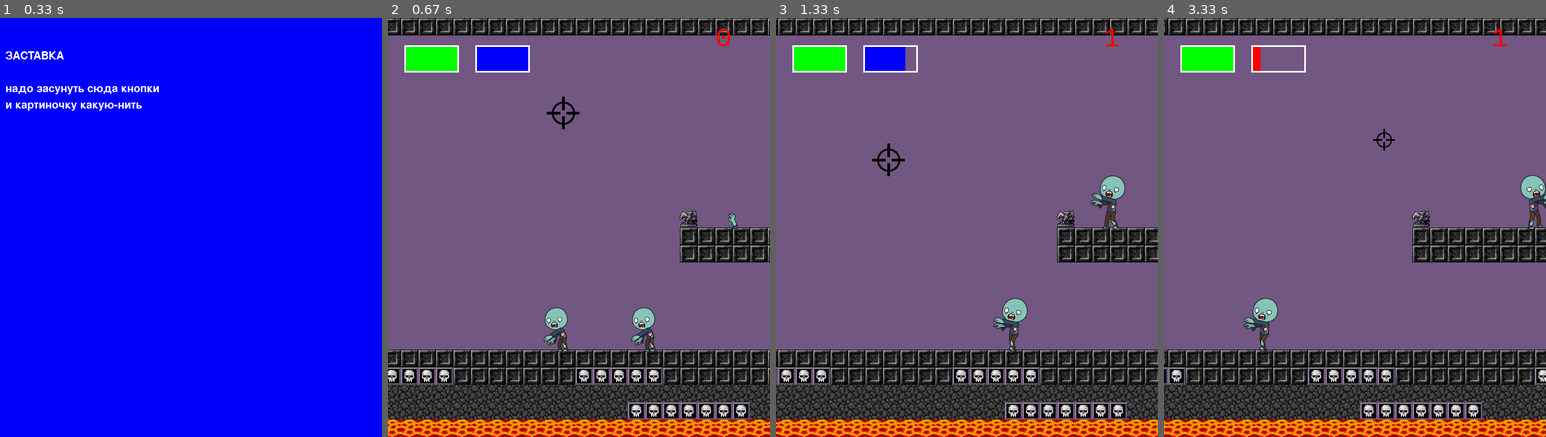
Above: before the commit, frames 1-4 (left to right).
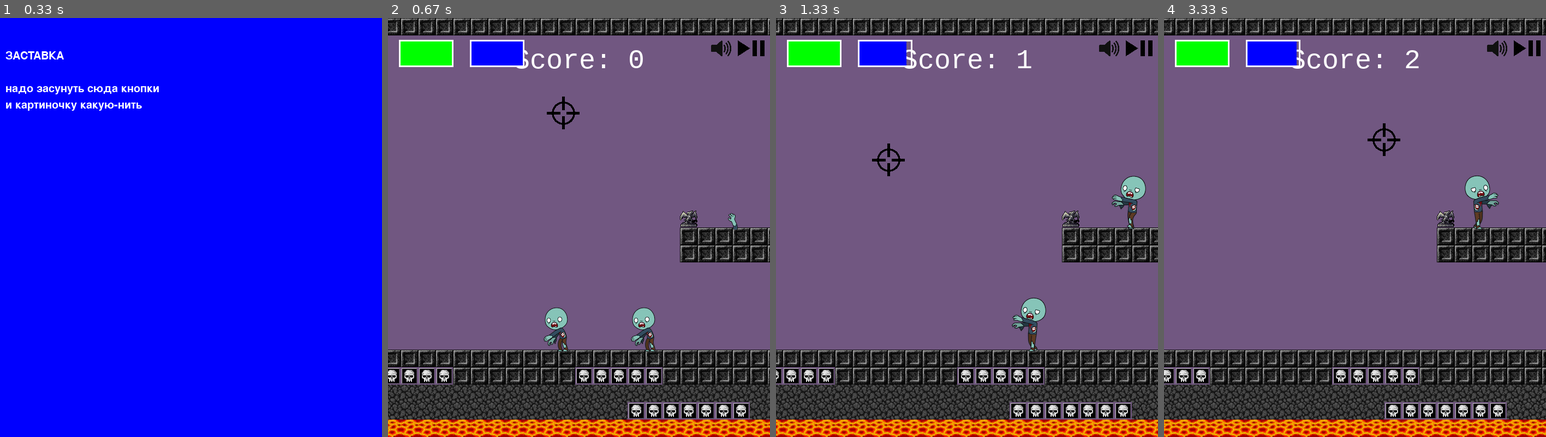
Above: after the commit, the same moments.

Repository: bezvershenko/YandexLyceymPyGame
Game: pygame game, started from test.py
Two runs of this game, one before a commit and one after it. Both use one fixed random seed, a clock stepped at 60 frames per second and the inputs below.
Inputs (mouse positions are in pixels of both pictures, inside the frame that each line leads up to):
- Up to frame 1 (0.33 s): no input
- Up to frame 2 (0.67 s): press the mouse at (750, 47) at 0.37 s; move the mouse to (655, 80) at 0.47 s; release the mouse at (563, 114) at 0.6 s
- Up to frame 3 (1.33 s): click (944, 319) at 0.72 s; press the mouse at (1138, 47) at 1.03 s; move the mouse to (1012, 101) at 1.13 s; release the mouse at (886, 160) at 1.27 s
- Up to frame 4 (3.33 s): click (1496, 47) at 1.38 s; press the mouse at (1526, 47) at 1.87 s; move the mouse to (1370, 131) at 1.97 s; release the mouse at (1213, 214) at 2.1 s; press the mouse at (1393, 319) at 2.2 s; move the mouse to (1385, 353) at 2.3 s; release the mouse at (1381, 386) at 2.43 s; press the mouse at (1526, 47) at 2.53 s; move the mouse to (1416, 105) at 2.63 s; release the mouse at (1305, 164) at 2.77 s; press the mouse at (1496, 47) at 2.87 s; move the mouse to (1442, 105) at 2.97 s; release the mouse at (1393, 168) at 3.1 s; press the mouse at (1526, 47) at 3.2 s; move the mouse to (1385, 139) at 3.3 s

Frame 1 is identical in both runs. In frame 2, 1.9% of the frame differs, in the area x 2-99%, y 2-14%; in frame 3, 19%; in frame 4, 21%, in the area x 0-100%, y 0-100%.

Commit message:
Updates: adding pause button, mute button, convert soundtrack from mp3 to wav and use pygame.mixer.Sound instead of mixer.music and music repeats indefinitely.
Signed-off-by: bezvershenko <lbezvershenkoo@yandex.ru>

Diff:
--- a/test.py
+++ b/test.py
@@ -29,7 +29,7 @@
 
 def terminate():
     pygame.quit()
-    sys.exit();
+    sys.exit()
 
 
 def startScreen():
@@ -60,20 +60,60 @@
         clock.tick(30)
 
 
-# kek
+class Buttons(pygame.sprite.Group):
+    def __init__(self):
+        pygame.sprite.Group.__init__(self)
+
+    def apply_event(self, event):
+        for sprite in self:
+            sprite.apply_event(event)
+
+
+class Pause(pygame.sprite.Sprite):
+    def __init__(self):
+        pygame.sprite.Sprite.__init__(self)
+        self.pause = False
+        self.image = pygame.image.load('pause.png')
+        self.image = pygame.transform.scale(self.image, (50, 30))
+        self.x, self.y = w - 60, 40
+        self.rect = self.image.get_rect(x=self.x, y=self.y)
+
+    def apply_event(self, event):
+        if event.type == pygame.MOUSEBUTTONDOWN and event.button == 1 and self.rect.collidepoint(
+                event.pos):
+            self.pause = not self.pause
+
+
+class Mute(pygame.sprite.Sprite):
+    d = {False: pygame.image.load('mute1.png'), True: pygame.image.load('mute2.png')}
+
+    def __init__(self):
+        pygame.sprite.Sprite.__init__(self)
+        self.mute = False
+        self.image = self.d[self.mute]
+        self.image = pygame.transform.scale(self.image, (40, 40))
+        self.x, self.y = w - 110, 35
+        self.rect = self.image.get_rect(x=self.x, y=self.y)
+
+    def apply_event(self, event):
+        if event.type == pygame.MOUSEBUTTONDOWN and event.button == 1 and self.rect.collidepoint(
+                event.pos):
+            self.mute = not self.mute
+            self.image = self.d[self.mute]
+            self.image = pygame.transform.scale(self.image, (40, 40))
 
 
 class Health:
     def __init__(self):
         self.health = 100
-        self.x = 30
-        self.y = 50
+        self.x = 20
+        self.y = 40
         self.h = 50
 
     def render(self):
 
         pygame.draw.rect(screen, pygame.Color('green'), (self.x, self.y, self.health, self.h))
-        pygame.draw.rect(screen, (255, 255, 255), (30, 50, 100, 50), 3)
+        pygame.draw.rect(screen, (255, 255, 255), (self.x, self.y, 100, self.h), 3)
 
     def damage(self):
         if self.health - 5 >= 0:
@@ -86,15 +126,15 @@
 class Gun:
     def __init__(self):
         self.health = 100
-        self.x = 160
-        self.y = 50
+        self.x = 150
+        self.y = 40
         self.h = 50
         self.reload = True
 
     def render(self):
         pygame.draw.rect(screen, pygame.Color('blue') if self.reload else pygame.Color('red'),
                          (self.x, self.y, self.health, self.h))
-        pygame.draw.rect(screen, (255, 255, 255), (160, 50, 100, 50), 3)
+        pygame.draw.rect(screen, (255, 255, 255), (self.x, self.y, 100, self.h), 3)
 
     def damage(self):
         if self.health - 20 >= 0:
@@ -115,8 +155,8 @@
         self.font = pygame.font.SysFont('monospace', 50)
 
     def render(self):
-        x = self.font.render(self.text, True, pygame.Color('red'))
-        screen.blit(x, (600, 10))
+        x = self.font.render('Score: ' + self.text, True, pygame.Color('white'))
+        screen.blit(x, (w // 2 - x.get_rect().width // 2, 50))
 
     def add(self):
         self.text = str(int(self.text) + 1)
@@ -149,9 +189,10 @@
         if self.stage == -1:
             if 0 <= (self.x - 1) * 32 + self.moving <= 600:
                 self.stage += 1
-
-                pygame.mixer.Sound('music/brains%d.wav' % (random.randint(1, 3))).play()
-
+                roar = pygame.mixer.Sound('music/brains%d.wav' % (random.randint(1, 3)))
+                roar.play()
+                if mute.mute:
+                    roar.set_volume(0)
         if self.stage == 0:
             self.kk0 += 1
             if self.kk0 == 12.0:
@@ -224,7 +265,10 @@
         if event.type == pygame.MOUSEBUTTONDOWN and event.button == 1 and self.rect.collidepoint(
                 event.pos) and self.stage == 1 and gun.reload:
             self.stage = 2
-            pygame.mixer.Sound('music/dead_sound%d.wav' % (random.randint(1, 3))).play()
+            roar = pygame.mixer.Sound('music/dead_sound%d.wav' % (random.randint(1, 3)))
+            roar.play()
+            if mute.mute:
+                roar.stop()
             x, y = self.rect.topleft
             self.rect = pygame.image.load(
                 'die2/die_1_r.png').get_rect()
@@ -359,6 +403,11 @@
 gui.add_element(sch)
 gui.add_element(health)
 gui.add_element(gun)
+pause = Pause()
+mute = Mute()
+buttons = Buttons()
+buttons.add(pause)
+buttons.add(mute)
 
 all_sprites = pygame.sprite.Group()
 spawn_z(all_sprites)
@@ -374,46 +423,56 @@
 background = pygame.Surface(screen.get_size())
 background.fill((230, 230, 250))
 
-pygame.mixer.music.set_volume(0.5)
-soundtrack = pygame.mixer.music.load('music/soundtrack.mp3')
-pygame.mixer.music.play()
-
+soundtrack = pygame.mixer.Sound('music/soundtrack_.wav')
+soundtrack.play(loops=-1)
 startScreen()
+soundtrack.set_volume(0.4)
 while running:
+    if mute.mute:
+        soundtrack.set_volume(0)
+    else:
+        soundtrack.set_volume(0.4)
     screen.fill(pygame.Color('white'))
-
     for event in pygame.event.get():
         if event.type == pygame.QUIT:
             running = False
 
         elif event.type == pygame.MOUSEBUTTONDOWN and event.button == 1:
-            if gun.reload:
-                gun.damage()
-                cursor = pygame.transform.scale(cursor, (40, 40))
-                snd = pygame.mixer.Sound('music/pistol2.ogg')
-                snd.set_volume(0.3)
-                snd.play()
-            else:
-                snd = pygame.mixer.Sound('music/outofammo.ogg')
-                snd.set_volume(0.7)
-                snd.play()
+            if not pause.rect.collidepoint(event.pos) and not pause.pause and not mute.rect.collidepoint(event.pos):
+                if gun.reload:
+                    gun.damage()
+                    cursor = pygame.transform.scale(cursor, (40, 40))
+                    snd = pygame.mixer.Sound('music/pistol2.ogg')
+                    snd.set_volume(0.3)
+                    if not mute.mute:
+                        snd.play()
+                else:
+                    snd = pygame.mixer.Sound('music/outofammo.ogg')
+                    snd.set_volume(0.7)
+                    if not mute.mute:
+                        snd.play()
         elif event.type == pygame.MOUSEBUTTONUP:
-            cursor = pygame.image.load('aim1.png')
-            cursor = pygame.transform.scale(cursor, (60, 60))
-        gui.get_event(event)
+            if not pause.rect.collidepoint(event.pos) and not pause.pause:
+                cursor = pygame.image.load('aim1.png')
+                cursor = pygame.transform.scale(cursor, (60, 60))
+        if not pause.pause:
+            gui.get_event(event)
+        buttons.apply_event(event)
         flag = pygame.mouse.get_focused()
         x, y = pygame.mouse.get_pos()
 
     pygame.mouse.set_visible(False)
-
-    gui.move_cam()
-    gui.move()
+    if not pause.pause:
+        gui.move_cam()
+        gui.move()
+        gui.update()
     gui.render(screen)
     all_sprites.draw(screen)
     if flag:
         c = cursor.get_rect().width
         screen.blit(cursor, (x - c // 2, y - c // 2))
-    gui.update()
+
+    buttons.draw(screen)
     pygame.display.flip()
     clock.tick(30)
 pygame.mixer.quit()
Binary file added: mute1.png
Binary file added: mute2.png
Binary file added: pause.png
Not shown, added: music/soundtrack_.wav
